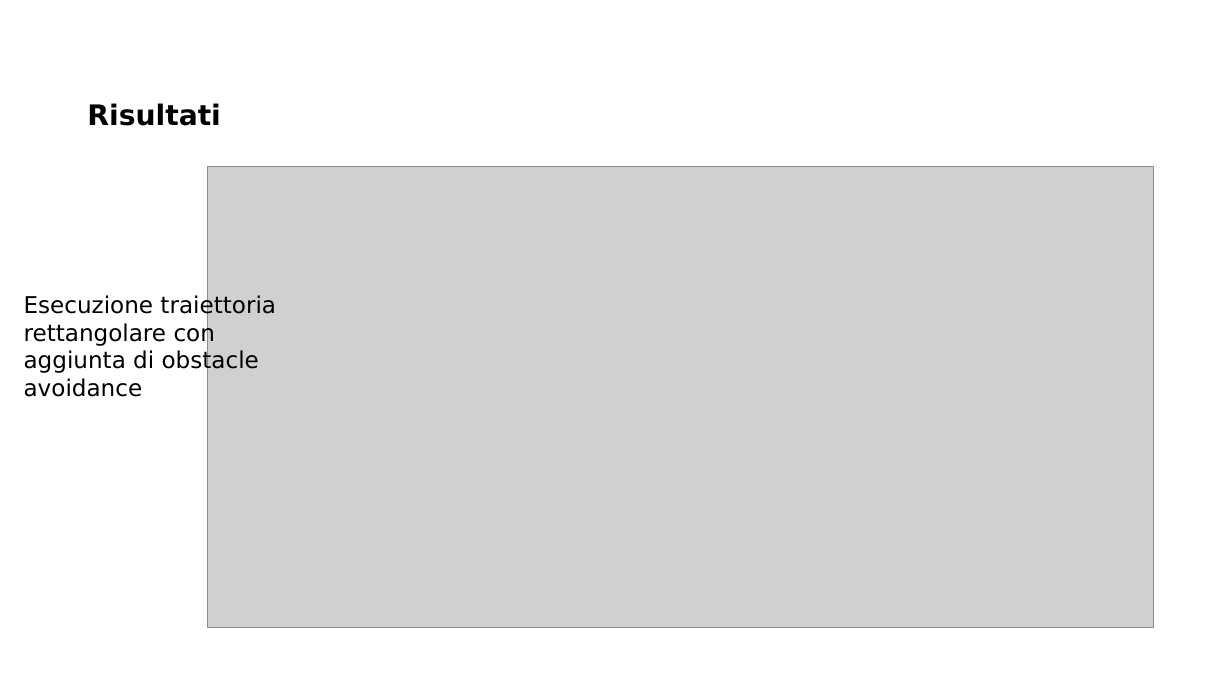
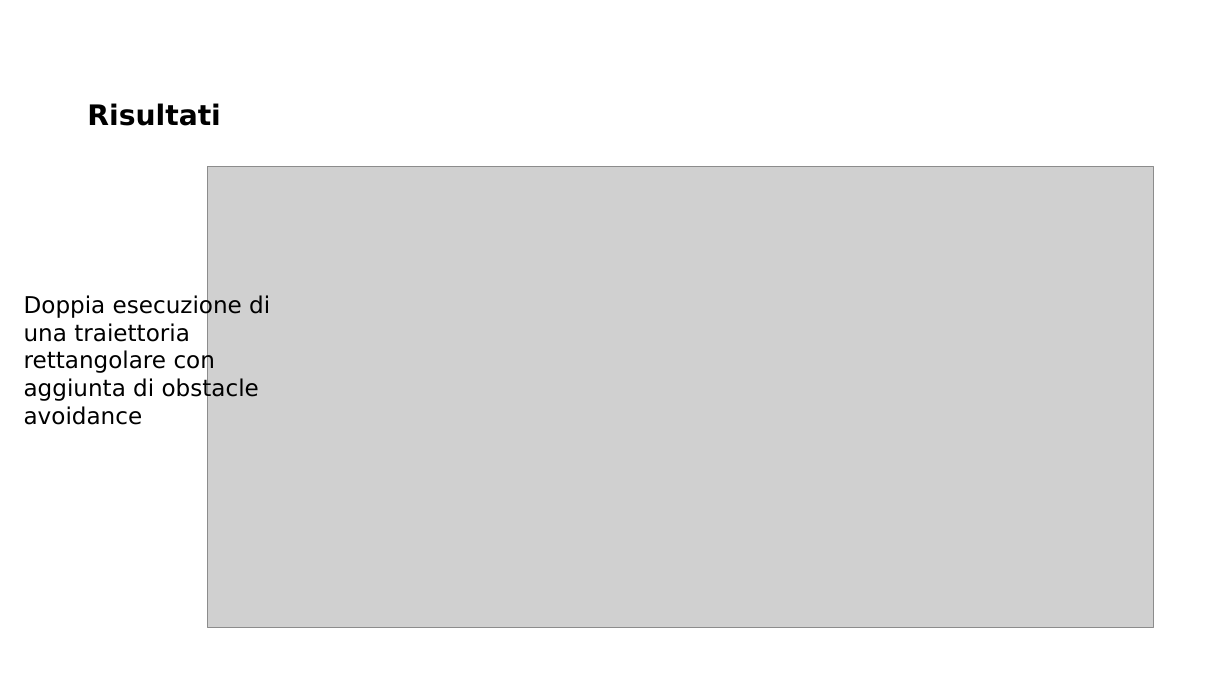
Before and after one commit to MarcoMinarelli/Rover_LabAuto, a slide deck: slide 16 of Presentazione LabAuto.pptx (slide 14 before the commit). Drawn at 1232x693 pixels with LibreOffice and Linux fonts; fonts in the diff are those of the drawing; grey boxes stand for pictures; background and template pictures are left out. Boxes give left, top, right and bottom in pixels: in the first picture for what was removed or moved away, otherwise in the second. Text is boxed around its words. In the diff, an @@ line names an element or a change of style, - is before the commit and + after.

```diff
--- a/Presentazione LabAuto.pptx
+++ b/Presentazione LabAuto.pptx
@@ text at [24, 294, 270, 425]: text changed @@
-Esecuzione traiettoria rettangolare con aggiunta di obstacle avoidance
+Doppia esecuzione di una traiettoria rettangolare con aggiunta di obstacle avoidance
```
Also in this commit, not shown: 4 other slides changed, 3 slides added.
